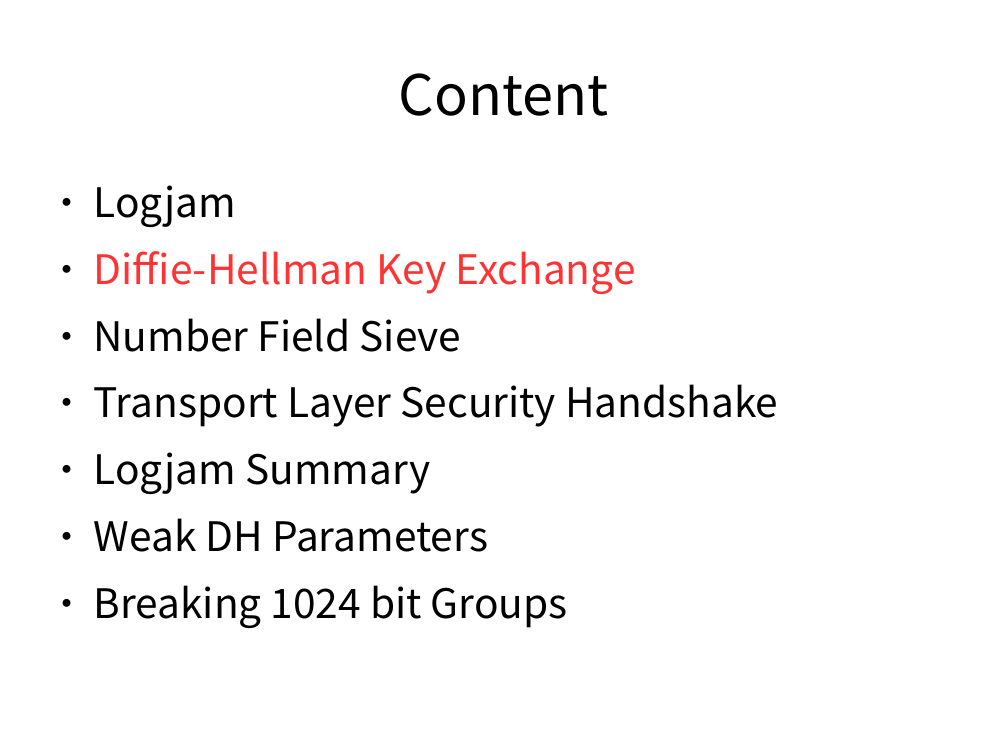
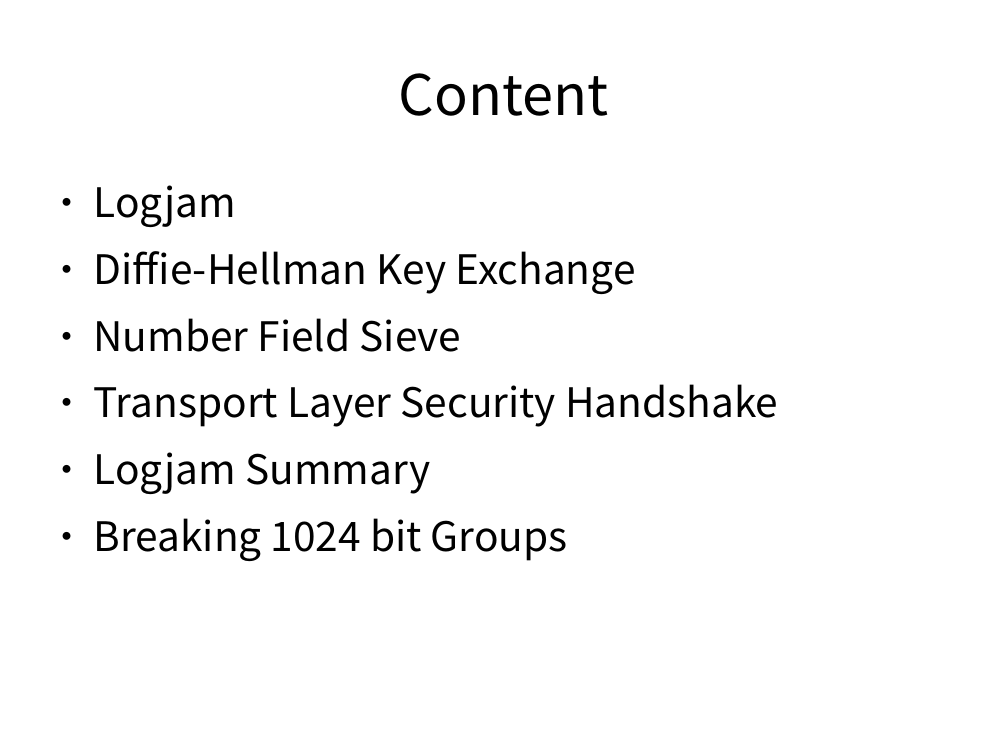
Before and after one commit to liyangwu/Hauptseminar_SS17_LogjamAttack, a slide deck: slide 2 of Präsentation/logjam.odp (slide 5 before the commit). Drawn at 1008x756 pixels with LibreOffice and Linux fonts; fonts in the diff are those of the drawing. Boxes give left, top, right and bottom in pixels: in the first picture for what was removed or moved away, otherwise in the second. Text is boxed around its words. In the diff, an @@ line names an element or a change of style, - is before the commit and + after.

```diff
--- a/Präsentation/logjam.odp
+++ b/Präsentation/logjam.odp
@@ text at box(94, 251, 636, 294): text colour #FF3333 to #000000 in "Diffie-Hellman Key Exchange" @@
@@ text at box(94, 518, 488, 552): paragraph removed @@
-● Weak DH Parameters
```
Also in this commit, not shown: 15 other slides changed, 4 slides added, 4 other files.
